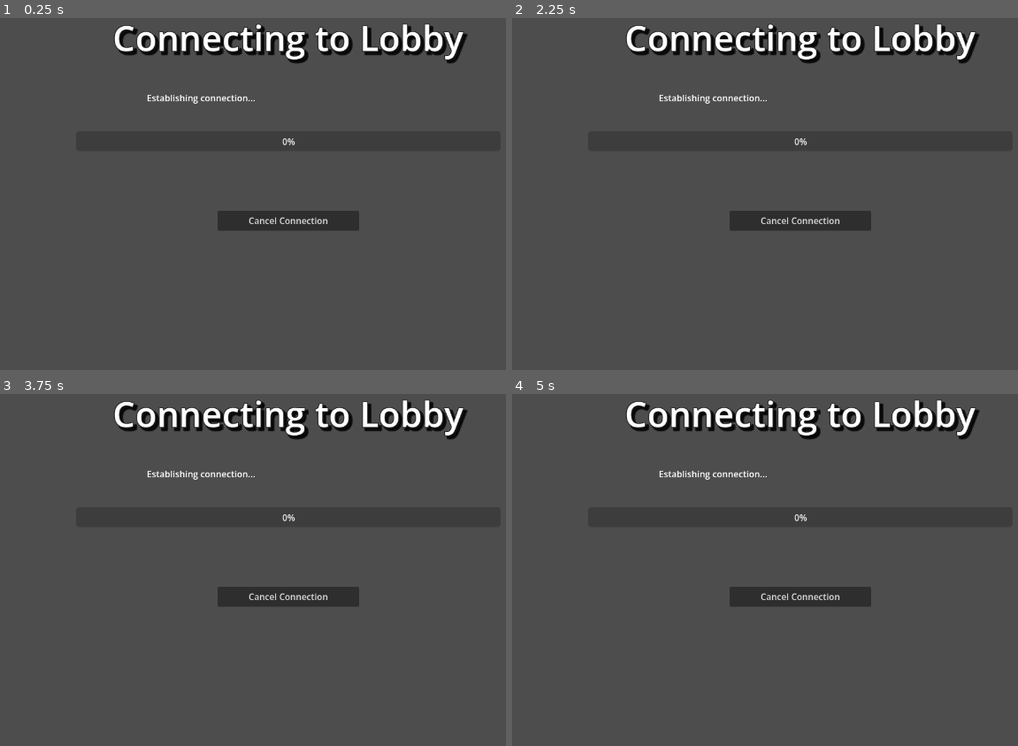
Above: before the commit, frames 1-4 (two rows, left to right).
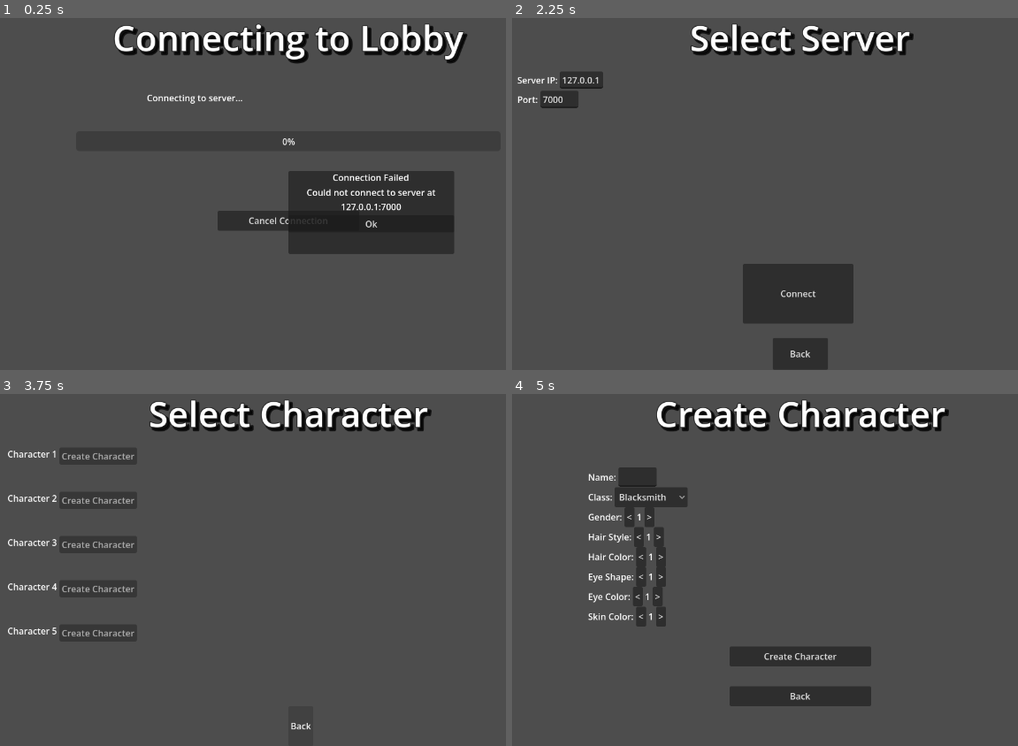
Above: after the commit, the same moments.

Repository: Miller-Nerd/our-little-towne
Game: Godot game, scene res://connection_attempt.tscn
Two runs of this game, one before a commit and one after it. Both use one fixed random seed, a clock stepped at 60 frames per second and the inputs below. This scene is started directly instead of the project's main scene.
Inputs (mouse positions are in pixels of both pictures, inside the frame that each line leads up to):
- Up to frame 1 (0.25 s): no input
- Up to frame 2 (2.25 s): click (881, 222) at 0.5 s, where only the run after the commit has a clickable "Ok"; click (800, 292) at 1.25 s, where only the run after the commit has a clickable "Connect"; click (881, 222) at 2 s, where only the run after the commit has a clickable "Ok"
- Up to frame 3 (3.75 s): click (288, 598) at 2.75 s, where only the run before the commit has a clickable "Cancel Connection"; click (288, 728) at 3.5 s, where only the run after the commit has a clickable "Back"
- Up to frame 4 (5 s): click (608, 457) at 4.25 s, where only the run after the commit has a clickable "Create Character"

The runs differ from the first frame. In frame 1, 7.1% of the frame differs, in the area x 29-90%, y 21-68%; in frame 2, 11%; in frame 3, 6.3%; in frame 4, 11%, in the area x 15-93%, y 1-89%.
Error before the commit: Parse Error: There is already a variable named "character_data" declared in this scope. (res://connection_attempt.gd:54)

Commit message:
networking fix partial 1

Diff:
--- a/connection_attempt.gd
+++ b/connection_attempt.gd
@@ -51,7 +51,7 @@
 		get_tree().set_meta("network_manager", network_manager)
 
 		# Get character data that was passed from character selection
-		var character_data = get_tree().get_meta("character_data", null)
+		character_data = get_tree().get_meta("character_data", null)
 		if character_data != null:
 			print("Got character data back: ", character_data)
 			get_tree().set_meta("player_character_data", character_data)
--- a/network_manager.gd
+++ b/network_manager.gd
@@ -65,6 +65,9 @@
 	my_player_id = multiplayer.get_unique_id()
 	print("Connected with player ID: " + str(my_player_id))
 
+	# Wait briefly for Godot's internal peer registration to complete
+	await get_tree().create_timer(1.0).timeout
+
 	# Send join request to server with actual character data
 	if player_data == null:
 		player_data = {"name": "Player" + str(my_player_id), "ready": false}
@@ -76,7 +79,10 @@
 	print("Client connected: " + str(id))
 	# Send current lobby state to the new joiner so they see existing players
 	if is_server and id != 1:
-		rpc_id(id, "sync_lobby_state", connected_players)
+		call_deferred("_sync_lobby_with_new_player", id)
+
+func _sync_lobby_with_new_player(peer_id):
+	rpc_id(peer_id, "sync_lobby_state", connected_players)
 
 func _on_peer_disconnected(id):
 	print("Client disconnected: " + str(id))
